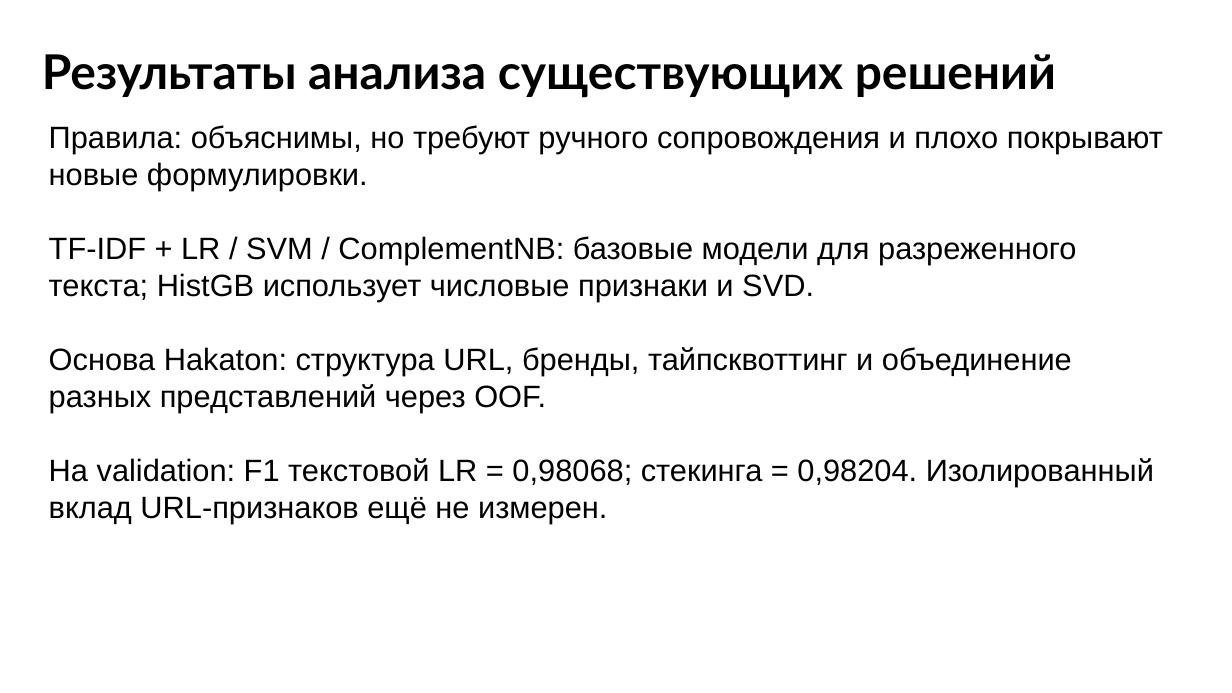
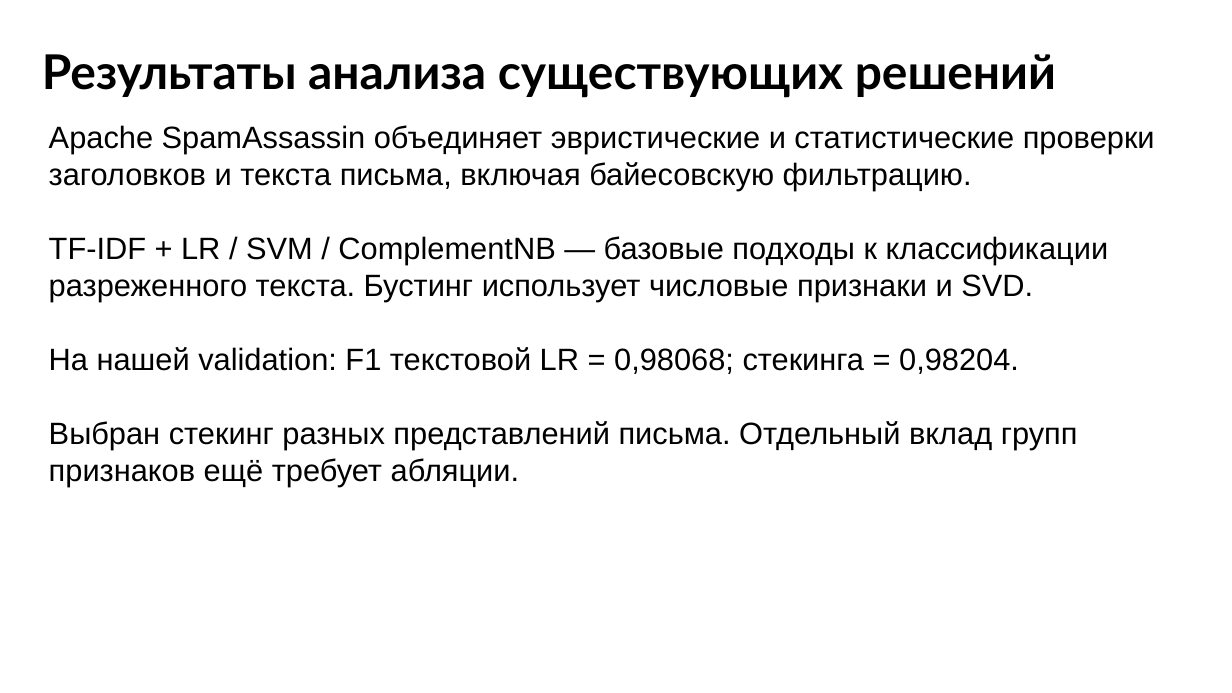
Before and after one commit to Andrey123654/antispam-ml, a slide deck: slide 9 of reports/MKB251-RazhnovAP_Итоговое_задание.pptx. Drawn at 1232x693 pixels with LibreOffice and Linux fonts; fonts in the diff are those of the drawing. Boxes give left, top, right and bottom in pixels: in the first picture for what was removed or moved away, otherwise in the second. Text is boxed around its words. In the diff, an @@ line names an element or a change of style, - is before the commit and + after.

```diff
--- a/reports/MKB251-RazhnovAP_Итоговое_задание.pptx
+++ b/reports/MKB251-RazhnovAP_Итоговое_задание.pptx
@@ text at [49, 125, 1155, 487]: text changed @@
-Правила: объяснимы, но требуют ручного сопровождения и плохо покрывают новые формулировки.
-TF-IDF + LR / SVM / ComplementNB: базовые модели для разреженного текста; HistGB использует числовые признаки и SVD.
-Основа Hakaton: структура URL, бренды, тайпсквоттинг и объединение разных представлений через OOF.
-На validation: F1 текстовой LR = 0,98068; стекинга = 0,98204. Изолированный вклад URL-признаков ещё не измерен.
+Apache SpamAssassin объединяет эвристические и статистические проверки заголовков и текста письма, включая байесовскую фильтрацию.
+TF-IDF + LR / SVM / ComplementNB — базовые подходы к классификации разреженного текста. Бустинг использует числовые признаки и SVD.
+На нашей validation: F1 текстовой LR = 0,98068; стекинга = 0,98204.
+Выбран стекинг разных представлений письма. Отдельный вклад групп признаков ещё требует абляции.
```
Also in this commit, not shown: 10 other slides changed, 3 other files.
